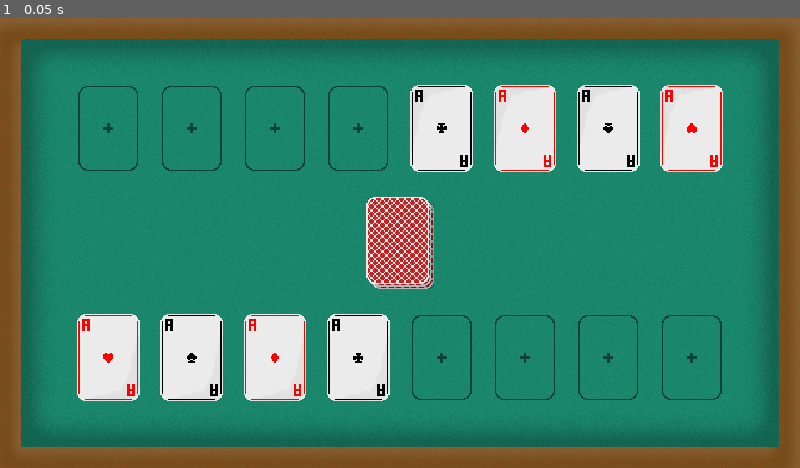
Above: before the commit, frame 1.
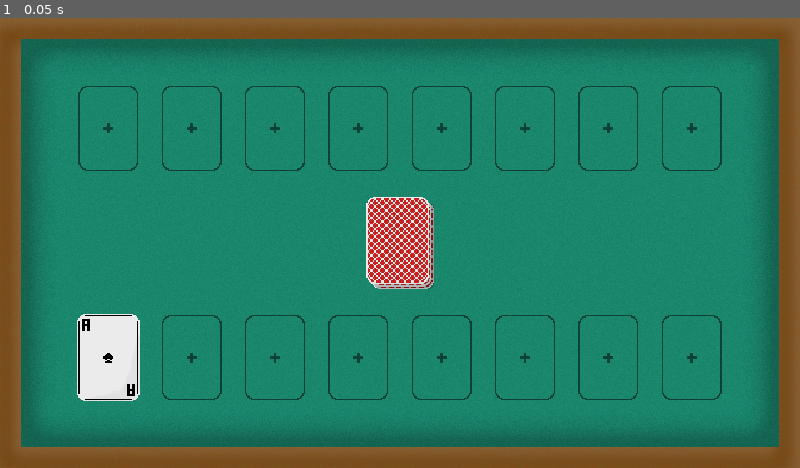
Above: after the commit, the same moment.

Repository: 7itanium/PvPoker
Game: Godot game, scene res://Scenes/table.tscn
Two runs of this game, one before a commit and one after it. Both use one fixed random seed, a clock stepped at 60 frames per second and the inputs below.
Inputs:
- Up to frame 1 (0.05 s): no input

The runs differ from the first frame. In frame 1, 11% of the frame differs, in the area x 9-91%, y 14-86%.

Commit message:
Texturing
Finished Number Card Textures

Diff:
--- a/Scenes/table.tscn
+++ b/Scenes/table.tscn
@@ -1,23 +1,18 @@
-[gd_scene load_steps=23 format=3 uid="uid://c446oaxmr7uo"]
+[gd_scene load_steps=10 format=3 uid="uid://c446oaxmr7uo"]
 
 [ext_resource type="Texture2D" uid="uid://cxd1l5t5ou1iq" path="res://Sprites/Programmer Art/Table.png" id="1_2fe8g"]
-[ext_resource type="Texture2D" uid="uid://cshti30peg5fd" path="res://Sprites/Programmer Art/Cards/Diamonds/Ace.png" id="2_3vor6"]
-[ext_resource type="Texture2D" uid="uid://b5vcucqptdynx" path="res://Sprites/Programmer Art/Empty.png" id="2_qh7ne"]
-[ext_resource type="Texture2D" uid="uid://ctq2qyyai1hyi" path="res://Sprites/Programmer Art/Cards/Clubs/Ace.png" id="3_by8en"]
-[ext_resource type="Texture2D" uid="uid://bo80pjlpssfih" path="res://Sprites/Programmer Art/Cards/Hearts/Ace.png" id="4_mo783"]
-[ext_resource type="Texture2D" uid="uid://ds3q3wlo5ghvk" path="res://Sprites/Programmer Art/Cards/Spades/Ace.png" id="5_ilkem"]
+[ext_resource type="Texture2D" uid="uid://c00didffoaays" path="res://Sprites/Cards.png" id="2_iawv1"]
 [ext_resource type="Texture2D" uid="uid://brm4tc62n1e85" path="res://Sprites/Programmer Art/Cards/Deck.png" id="6_ocb8n"]
-[ext_resource type="Texture2D" uid="uid://bdu0mrlo1o14r" path="res://Sprites/Programmer Art/Cards/Back.png" id="7_c02w3"]
 
-[sub_resource type="AtlasTexture" id="AtlasTexture_20nyu"]
-atlas = ExtResource("2_qh7ne")
-region = Rect2(0, 0, 50, 70)
+[sub_resource type="AtlasTexture" id="AtlasTexture_0f0u4"]
+atlas = ExtResource("2_iawv1")
+region = Rect2(50, 280, 50, 70)
 
 [sub_resource type="SpriteFrames" id="SpriteFrames_24l31"]
 animations = [{
 "frames": [{
 "duration": 1.0,
-"texture": SubResource("AtlasTexture_20nyu")
+"texture": SubResource("AtlasTexture_0f0u4")
 }],
 "loop": true,
 "name": &"default",
@@ -39,75 +34,15 @@
 "speed": 5.0
 }]
 
-[sub_resource type="AtlasTexture" id="AtlasTexture_iip5d"]
-atlas = ExtResource("2_3vor6")
+[sub_resource type="AtlasTexture" id="AtlasTexture_6srch"]
+atlas = ExtResource("2_iawv1")
 region = Rect2(0, 0, 50, 70)
 
-[sub_resource type="SpriteFrames" id="SpriteFrames_1vfca"]
+[sub_resource type="SpriteFrames" id="SpriteFrames_8x37r"]
 animations = [{
 "frames": [{
 "duration": 1.0,
-"texture": SubResource("AtlasTexture_iip5d")
-}],
-"loop": true,
-"name": &"default",
-"speed": 5.0
-}]
-
-[sub_resource type="AtlasTexture" id="AtlasTexture_fip4n"]
-atlas = ExtResource("3_by8en")
-region = Rect2(0, 0, 50, 70)
-
-[sub_resource type="SpriteFrames" id="SpriteFrames_uo7qd"]
-animations = [{
-"frames": [{
-"duration": 1.0,
-"texture": SubResource("AtlasTexture_fip4n")
-}],
-"loop": true,
-"name": &"default",
-"speed": 5.0
-}]
-
-[sub_resource type="AtlasTexture" id="AtlasTexture_q0doe"]
-atlas = ExtResource("4_mo783")
-region = Rect2(0, 0, 50, 70)
-
-[sub_resource type="SpriteFrames" id="SpriteFrames_m7x8t"]
-animations = [{
-"frames": [{
-"duration": 1.0,
-"texture": SubResource("AtlasTexture_q0doe")
-}],
-"loop": true,
-"name": &"default",
-"speed": 5.0
-}]
-
-[sub_resource type="AtlasTexture" id="AtlasTexture_i3l6n"]
-atlas = ExtResource("5_ilkem")
-region = Rect2(0, 0, 50, 70)
-
-[sub_resource type="SpriteFrames" id="SpriteFrames_qa1h5"]
-animations = [{
-"frames": [{
-"duration": 1.0,
-"texture": SubResource("AtlasTexture_i3l6n")
-}],
-"loop": true,
-"name": &"default",
-"speed": 5.0
-}]
-
-[sub_resource type="AtlasTexture" id="AtlasTexture_efkx1"]
-atlas = ExtResource("7_c02w3")
-region = Rect2(0, 0, 50, 70)
-
-[sub_resource type="SpriteFrames" id="SpriteFrames_n2pmd"]
-animations = [{
-"frames": [{
-"duration": 1.0,
-"texture": SubResource("AtlasTexture_efkx1")
+"texture": SubResource("AtlasTexture_6srch")
 }],
 "loop": true,
 "name": &"default",
@@ -130,41 +65,49 @@
 position = Vector2(-700, 275)
 scale = Vector2(3, 3)
 sprite_frames = SubResource("SpriteFrames_24l31")
+metadata/_edit_lock_ = true
 
 [node name="Empty2" type="AnimatedSprite2D" parent="Table/Player Side"]
 position = Vector2(-500, 275)
 scale = Vector2(3, 3)
 sprite_frames = SubResource("SpriteFrames_24l31")
+metadata/_edit_lock_ = true
 
 [node name="Empty3" type="AnimatedSprite2D" parent="Table/Player Side"]
 position = Vector2(-300, 275)
 scale = Vector2(3, 3)
 sprite_frames = SubResource("SpriteFrames_24l31")
+metadata/_edit_lock_ = true
 
 [node name="Empty4" type="AnimatedSprite2D" parent="Table/Player Side"]
 position = Vector2(-100, 275)
 scale = Vector2(3, 3)
 sprite_frames = SubResource("SpriteFrames_24l31")
+metadata/_edit_lock_ = true
 
 [node name="Empty5" type="AnimatedSprite2D" parent="Table/Player Side"]
 position = Vector2(100, 275)
 scale = Vector2(3, 3)
 sprite_frames = SubResource("SpriteFrames_24l31")
+metadata/_edit_lock_ = true
 
 [node name="Empty6" type="AnimatedSprite2D" parent="Table/Player Side"]
 position = Vector2(300, 275)
 scale = Vector2(3, 3)
 sprite_frames = SubResource("SpriteFrames_24l31")
+metadata/_edit_lock_ = true
 
 [node name="Empty7" type="AnimatedSprite2D" parent="Table/Player Side"]
 position = Vector2(500, 275)
 scale = Vector2(3, 3)
 sprite_frames = SubResource("SpriteFrames_24l31")
+metadata/_edit_lock_ = true
 
 [node name="Empty8" type="AnimatedSprite2D" parent="Table/Player Side"]
 position = Vector2(700, 275)
 scale = Vector2(3, 3)
 sprite_frames = SubResource("SpriteFrames_24l31")
+metadata/_edit_lock_ = true
 
 [node name="Enemy Side" type="Node" parent="Table"]
 
@@ -172,137 +115,57 @@
 position = Vector2(-700, -275)
 scale = Vector2(3, 3)
 sprite_frames = SubResource("SpriteFrames_24l31")
+metadata/_edit_lock_ = true
 
 [node name="Empty10" type="AnimatedSprite2D" parent="Table/Enemy Side"]
 position = Vector2(-500, -275)
 scale = Vector2(3, 3)
 sprite_frames = SubResource("SpriteFrames_24l31")
+metadata/_edit_lock_ = true
 
 [node name="Empty11" type="AnimatedSprite2D" parent="Table/Enemy Side"]
 position = Vector2(-300, -275)
 scale = Vector2(3, 3)
 sprite_frames = SubResource("SpriteFrames_24l31")
+metadata/_edit_lock_ = true
 
 [node name="Empty12" type="AnimatedSprite2D" parent="Table/Enemy Side"]
 position = Vector2(-100, -275)
 scale = Vector2(3, 3)
 sprite_frames = SubResource("SpriteFrames_24l31")
+metadata/_edit_lock_ = true
 
 [node name="Empty13" type="AnimatedSprite2D" parent="Table/Enemy Side"]
 position = Vector2(100, -275)
 scale = Vector2(3, 3)
 sprite_frames = SubResource("SpriteFrames_24l31")
+metadata/_edit_lock_ = true
 
 [node name="Empty14" type="AnimatedSprite2D" parent="Table/Enemy Side"]
 position = Vector2(300, -275)
 scale = Vector2(3, 3)
 sprite_frames = SubResource("SpriteFrames_24l31")
+metadata/_edit_lock_ = true
 
 [node name="Empty15" type="AnimatedSprite2D" parent="Table/Enemy Side"]
 position = Vector2(500, -275)
 scale = Vector2(3, 3)
 sprite_frames = SubResource("SpriteFrames_24l31")
+metadata/_edit_lock_ = true
 
 [node name="Empty16" type="AnimatedSprite2D" parent="Table/Enemy Side"]
 position = Vector2(700, -275)
 scale = Vector2(3, 3)
 sprite_frames = SubResource("SpriteFrames_24l31")
+metadata/_edit_lock_ = true
 
 [node name="Deck" type="AnimatedSprite2D" parent="."]
 scale = Vector2(3, 3)
 sprite_frames = SubResource("SpriteFrames_mcqbc")
 
-[node name="Cards" type="Node2D" parent="."]
-z_index = 10
+[node name="Player 1 Hand" type="Node" parent="."]
 
-[node name="Ace Diamonds" type="AnimatedSprite2D" parent="Cards"]
-position = Vector2(-300, 275)
-scale = Vector2(3, 3)
-sprite_frames = SubResource("SpriteFrames_1vfca")
-
-[node name="Ace Clubs" type="AnimatedSprite2D" parent="Cards"]
-position = Vector2(-100, 275)
-scale = Vector2(3, 3)
-sprite_frames = SubResource("SpriteFrames_uo7qd")
-
-[node name="Ace Hearts" type="AnimatedSprite2D" parent="Cards"]
+[node name="Ace" type="AnimatedSprite2D" parent="Player 1 Hand"]
 position = Vector2(-700, 275)
 scale = Vector2(3, 3)
-sprite_frames = SubResource("SpriteFrames_m7x8t")
-
-[node name="Ace Spades" type="AnimatedSprite2D" parent="Cards"]
-position = Vector2(-500, 275)
-scale = Vector2(3, 3)
-sprite_frames = SubResource("SpriteFrames_qa1h5")
-
-[node name="Back" type="AnimatedSprite2D" parent="Cards"]
-visible = false
-position = Vector2(100, 275)
-scale = Vector2(3, 3)
-sprite_frames = SubResource("SpriteFrames_n2pmd")
-
-[node name="Back2" type="AnimatedSprite2D" parent="Cards"]
-visible = false
-position = Vector2(300, 275)
-scale = Vector2(3, 3)
-sprite_frames = SubResource("SpriteFrames_n2pmd")
-
-[node name="Back3" type="AnimatedSprite2D" parent="Cards"]
-visible = false
-position = Vector2(500, 275)
-scale = Vector2(3, 3)
-sprite_frames = SubResource("SpriteFrames_n2pmd")
-
-[node name="Back4" type="AnimatedSprite2D" parent="Cards"]
-visible = false
-position = Vector2(700, 275)
-scale = Vector2(3, 3)
-sprite_frames = SubResource("SpriteFrames_n2pmd")
-
-[node name="Cards2" type="Node2D" parent="."]
-z_index = 10
-rotation = 3.14159
-
-[node name="Ace Diamonds" type="AnimatedSprite2D" parent="Cards2"]
-position = Vector2(-300, 275)
-scale = Vector2(3, 3)
-sprite_frames = SubResource("SpriteFrames_1vfca")
-
-[node name="Ace Clubs" type="AnimatedSprite2D" parent="Cards2"]
-position = Vector2(-100, 275)
-scale = Vector2(3, 3)
-sprite_frames = SubResource("SpriteFrames_uo7qd")
-
-[node name="Ace Hearts" type="AnimatedSprite2D" parent="Cards2"]
-position = Vector2(-700, 275)
-scale = Vector2(3, 3)
-sprite_frames = SubResource("SpriteFrames_m7x8t")
-
-[node name="Ace Spades" type="AnimatedSprite2D" parent="Cards2"]
-position = Vector2(-500, 275)
-scale = Vector2(3, 3)
-sprite_frames = SubResource("SpriteFrames_qa1h5")
-
-[node name="Back" type="AnimatedSprite2D" parent="Cards2"]
-visible = false
-position = Vector2(100, 275)
-scale = Vector2(3, 3)
-sprite_frames = SubResource("SpriteFrames_n2pmd")
-
-[node name="Back2" type="AnimatedSprite2D" parent="Cards2"]
-visible = false
-position = Vector2(300, 275)
-scale = Vector2(3, 3)
-sprite_frames = SubResource("SpriteFrames_n2pmd")
-
-[node name="Back3" type="AnimatedSprite2D" parent="Cards2"]
-visible = false
-position = Vector2(500, 275)
-scale = Vector2(3, 3)
-sprite_frames = SubResource("SpriteFrames_n2pmd")
-
-[node name="Back4" type="AnimatedSprite2D" parent="Cards2"]
-visible = false
-position = Vector2(700, 275)
-scale = Vector2(3, 3)
-sprite_frames = SubResource("SpriteFrames_n2pmd")
+sprite_frames = SubResource("SpriteFrames_8x37r")
Binary file added: Sprites/Cards.png
Not shown, added: Sprites/Cards.png.import
Not shown, changed: PS Files/Cards.psd
